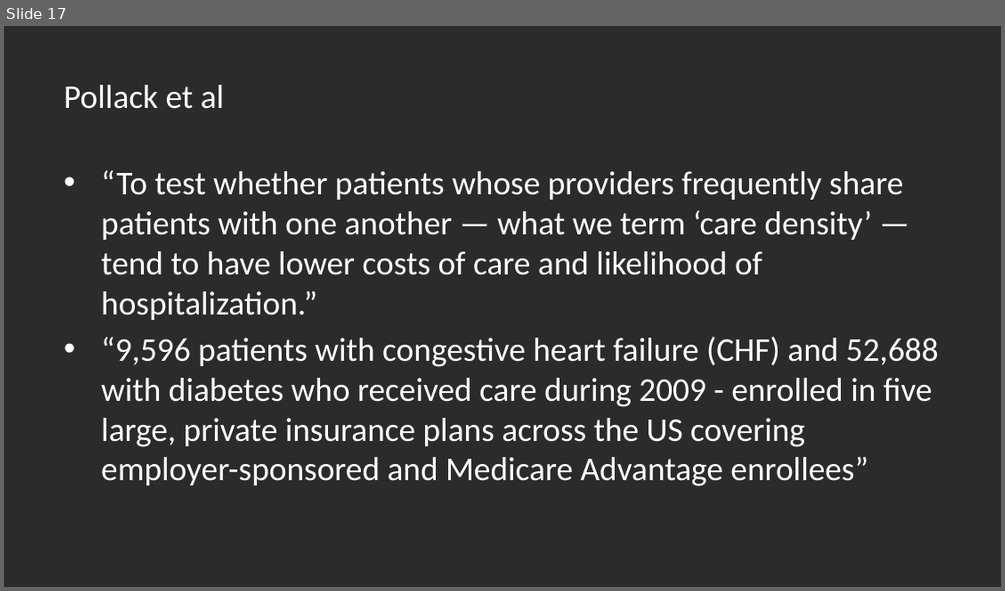
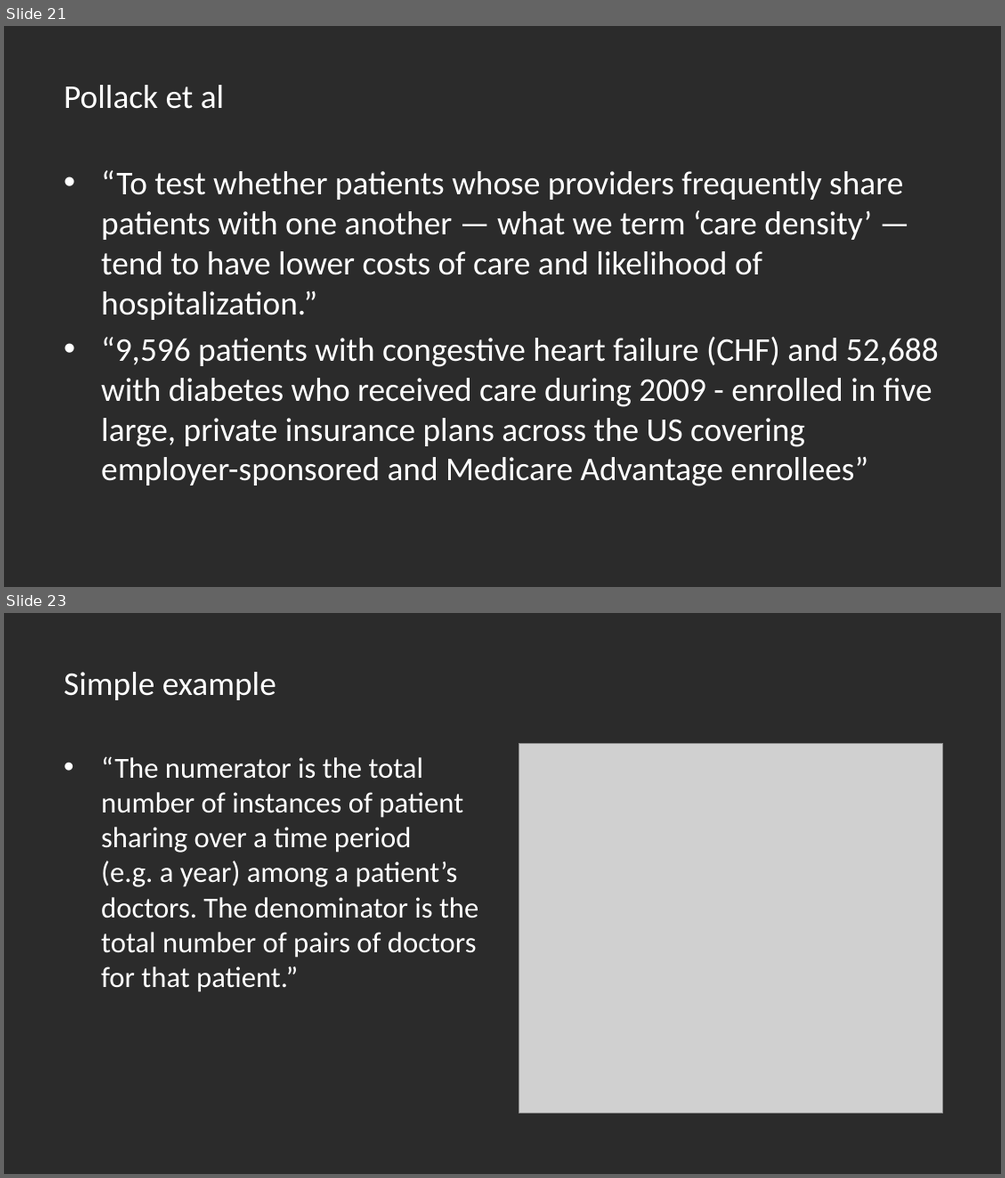
Before and after one commit to thadryanjs/presentations, a slide deck: Rotation1/Rotation1.pptx. Shown one above the other, each under a label of ours: slide 17 before the commit, slides 21 and 23 after it; the slides between them are not shown. The pictures are 1005x591 and 1005x1178 pixels, drawn with LibreOffice and Linux fonts; fonts in the diff are those of the drawing; grey boxes stand for pictures; background and template pictures are left out; a plain dark background stands for a picture behind light text. Boxes give left, top, right and bottom in pixels: in the first picture for what was removed or moved away, otherwise in the second. Text is boxed around its words. In the diff, an @@ line names an element or a change of style, - is before the commit and + after.

```diff
--- a/Rotation1/Rotation1.pptx
+++ b/Rotation1/Rotation1.pptx
@@ slide 23 added at (x1=4, y1=613, x2=1001, y2=1174), background picture (left out) @@
@@ title added at (x1=64, y1=672, x2=276, y2=700), 24 pt, text #FFFFFF @@
+Simple example
@@ picture added at (x1=519, y1=744, x2=943, y2=1113) @@
@@ text added at (x1=101, y1=756, x2=478, y2=992), 21 pt, text #FFFFFF @@
+• “The numerator is the total number of instances of patient sharing over a time period (e.g. a year) among a patient’s doctors. The denominator is the total number of pairs of doctors for that patient.”
@@ what was slide 17 is now slide 21 @@
```
Also in this commit, not shown: 3 slides changed, 7 other slides added, 1 slide removed, 1 other file.
